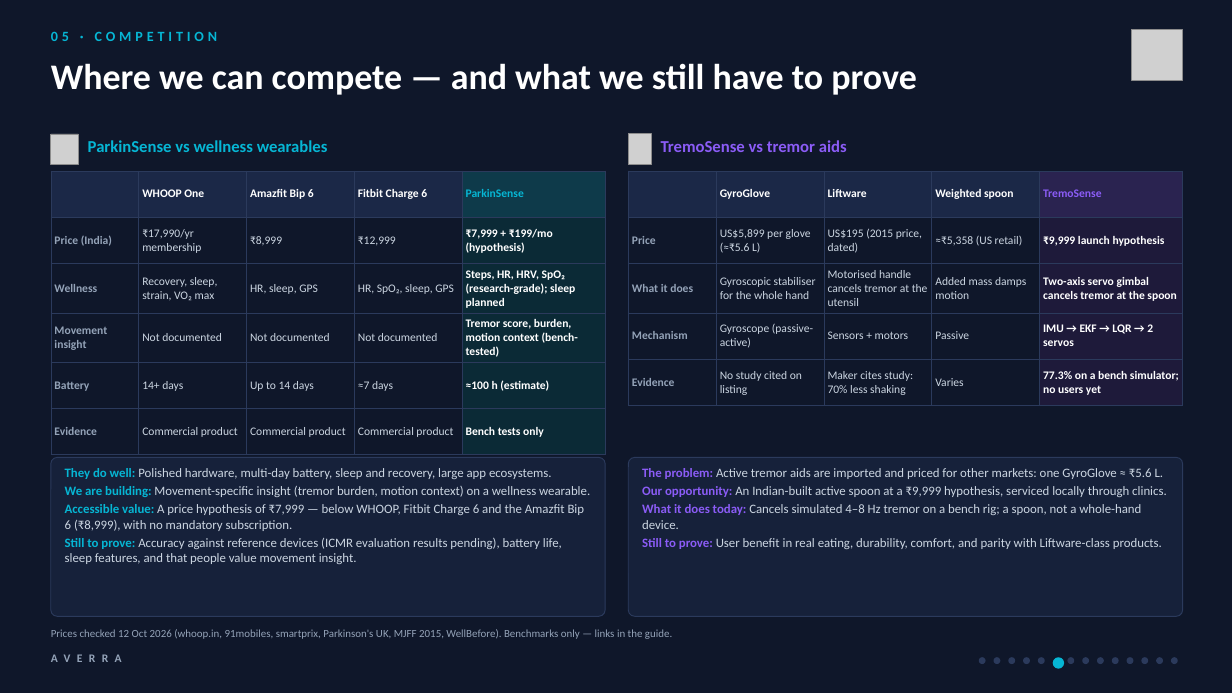
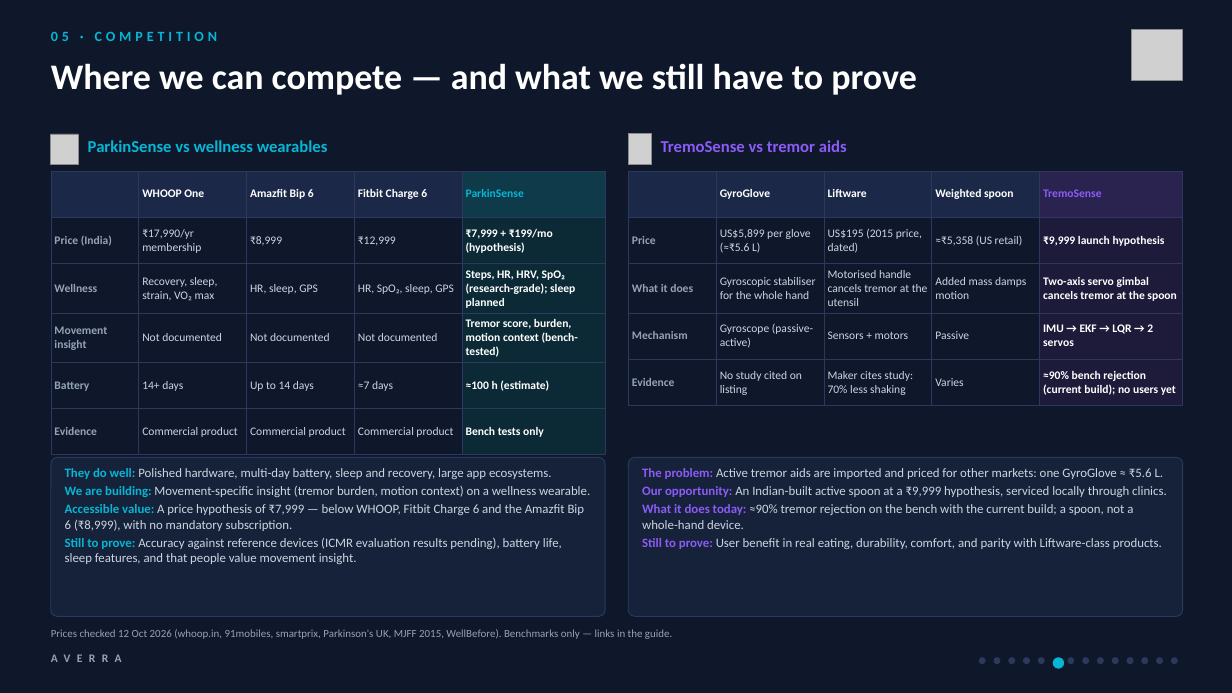
Before and after one commit to sudo-pranshu/AVERRA, a slide deck: slide 6 of deck/AVERRA_Pitch.pptx. Drawn at 1232x693 pixels with LibreOffice and Linux fonts; fonts in the diff are those of the drawing; grey boxes stand for pictures. Boxes give left, top, right and bottom in pixels: in the first picture for what was removed or moved away, otherwise in the second. Text is boxed around its words. In the diff, an @@ line names an element or a change of style, - is before the commit and + after.

```diff
--- a/deck/AVERRA_Pitch.pptx
+++ b/deck/AVERRA_Pitch.pptx
@@ table at <box>628,171,1184,399</box> @@
-row 5, column 5: 77.3% on a bench simulator; no users yet
+row 5, column 5: ≈90% bench rejection (current build); no users yet
@@ text at <box>642,504,1133,529</box>: text changed @@
-What it does today: Cancels simulated 4–8 Hz tremor on a bench rig; a spoon, not a whole-hand device.
+What it does today: ≈90% tremor rejection on the bench with the current build; a spoon, not a whole-hand device.
```
Also in this commit, not shown: 3 other slides changed, 7 other files.
